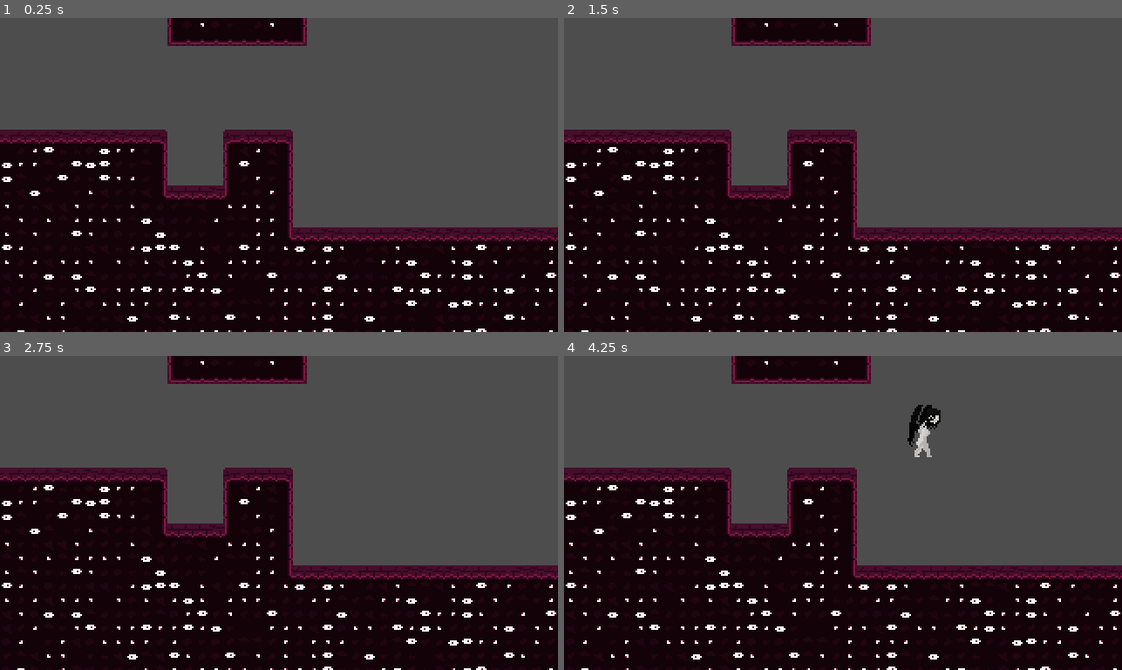
Above: before the commit, frames 1-4 (two rows, left to right).
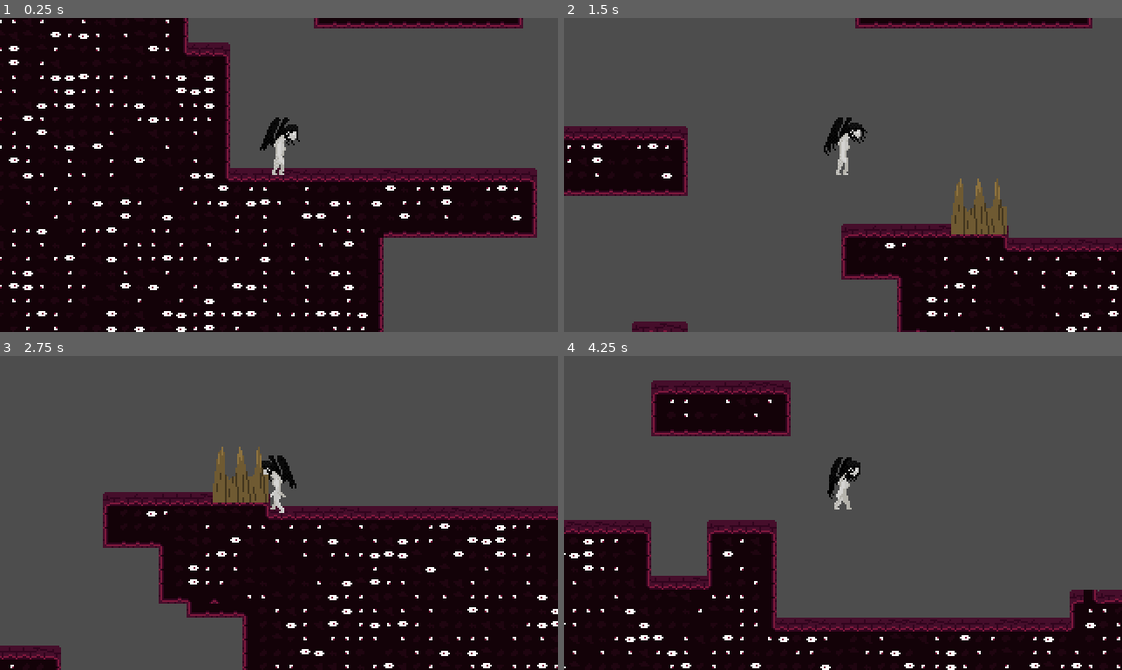
Above: after the commit, the same moments.

Repository: dylanschubart/godot-4-vampire-game
Game: Godot game, scene res://Scenes/Levels/level_1.tscn
Same seed, same stepped clock (60 frames per second), same inputs: the game is played once before the commit and once after it. This scene is started directly instead of the project's main scene.
Inputs:
- Up to frame 1 (0.25 s): no input
- Up to frame 2 (1.5 s): hold D (WalkRight) from 0.53 s (still down); tap E (Interact) at 0.6, 1.35 s; tap Space (Jump) at 0.77 s
- Up to frame 3 (2.75 s): tap Space (Jump) at 1.52 s; release D (WalkRight) at 2.03 s; hold A (WalkLeft) from 2.03 s (still down); tap E (Interact) at 2.1 s
- Up to frame 4 (4.25 s): release A (WalkLeft) at 2.78 s; hold D (WalkRight) from 2.78 s (still down); tap E (Interact) at 2.85, 3.6 s; tap Space (Jump) at 3.02, 3.77 s

The runs differ from the first frame. In frame 1, 45% of the frame differs, in the area x 0-100%, y 0-100%; in frame 2, 38%; in frame 3, 40%; in frame 4, 34%.

Commit message:
Scene change to level - other stuff too

Diff:
--- a/ResourceManager.gd
+++ b/ResourceManager.gd
@@ -45,6 +45,12 @@
 	print('Opened doors: ' + str(hubOpenedDoors))
 
 
+func saveRoom(_index):
+	pass
+
+func loadRoom(_index):
+	pass
+
 func saveLevel(_index):
 	pass
 
--- a/SceneManager.gd
+++ b/SceneManager.gd
@@ -1,12 +1,19 @@
 extends CanvasLayer
 
 var currentScene = null
+var sceneChange = false
+var sceneChangeLimit = 180
+var sceneChangeDelta = 0
+var nextScene
 
 const scenes = [("res://world.tscn")
 ,("res://Scenes/Rooms/room_1.tscn")]
+var levels = [("res://world.tscn")
+,"res://Scenes/Levels/level_1.tscn"]
 
 func changeSceneWithTransition(scenePath):
-	goto_scene(scenePath)
+	sceneChange = true
+	nextScene = scenePath
 
 # Called when the node enters the scene tree for the first time.
 func _ready():
@@ -16,7 +23,13 @@
 
 # Called every frame. 'delta' is the elapsed time since the previous frame.
 func _process(_delta):
-	pass
+	if sceneChange:
+		sceneChangeDelta += 1
+
+	if sceneChangeDelta >= sceneChangeLimit:
+		goto_scene(nextScene)
+		sceneChange = false
+		sceneChangeDelta = 0
 
 func goto_scene(path):
 # This function will usually be called from a signal callback,
@@ -45,3 +58,6 @@
 
 	# Optionally, to make it compatible with the SceneTree.change_scene_to_file() API.
 	get_tree().current_scene = currentScene
+
+func saveCurrentSceneToLevels():
+	levels[0] = get_tree().current_scene.scene_file_path
--- /dev/null
+++ b/Scenes/Hazard/Spikes.tscn
@@ -0,0 +1,19 @@
+[gd_scene load_steps=3 format=3 uid="uid://d3ptj1csoxvd1"]
+
+[ext_resource type="Texture2D" uid="uid://dg3q7gva31x07" path="res://Assets/Environment/Hazards/Spikes.png" id="1_lagl0"]
+
+[sub_resource type="RectangleShape2D" id="RectangleShape2D_fwim3"]
+size = Vector2(32, 32)
+
+[node name="Spikes" type="StaticBody2D"]
+
+[node name="Sprite2D" type="Sprite2D" parent="."]
+position = Vector2(0, -16)
+texture = ExtResource("1_lagl0")
+
+[node name="Area2D" type="Area2D" parent="." groups=["Hazards"]]
+
+[node name="CollisionShape2D" type="CollisionShape2D" parent="Area2D"]
+position = Vector2(0, -16)
+shape = SubResource("RectangleShape2D_fwim3")
+debug_color = Color(0, 0.552941, 0.909804, 0.419608)
--- a/Scenes/Levels/level_1.tscn
+++ b/Scenes/Levels/level_1.tscn
@@ -1,7 +1,9 @@
-[gd_scene load_steps=5 format=3 uid="uid://roc5s3lm45t8"]
+[gd_scene load_steps=7 format=3 uid="uid://roc5s3lm45t8"]
 
 [ext_resource type="Texture2D" uid="uid://hnpwqy6s3dik" path="res://Assets/Environment/Level1/TilesetLv1_8x8.png" id="1_aijhc"]
 [ext_resource type="PackedScene" uid="uid://dmno3a63ki8kl" path="res://Scenes/Player.tscn" id="2_0q7id"]
+[ext_resource type="PackedScene" uid="uid://d3ptj1csoxvd1" path="res://Scenes/Hazard/Spikes.tscn" id="3_qmn5n"]
+[ext_resource type="PackedScene" uid="uid://c10i6xtnpw0g2" path="res://Scenes/Objects/LevelSelect.tscn" id="4_xeokl"]
 
 [sub_resource type="TileSetAtlasSource" id="TileSetAtlasSource_buy6l"]
 resource_name = "Terrain"
@@ -378,3 +380,19 @@
 
 [node name="Player" parent="." instance=ExtResource("2_0q7id")]
 position = Vector2(-404, -10)
+
+[node name="Camera2D" type="Camera2D" parent="Player"]
+
+[node name="Spikes" parent="." instance=ExtResource("3_qmn5n")]
+position = Vector2(-89, 62)
+
+[node name="LevelSelect" parent="." instance=ExtResource("4_xeokl")]
+position = Vector2(-130, 46)
+
+[node name="InteractionZone" parent="LevelSelect" index="0"]
+levelNumber = 0
+
+[connection signal="area_entered" from="Player/Area2D" to="Player" method="_on_area_2d_area_entered"]
+
+[editable path="Player"]
+[editable path="LevelSelect"]
--- a/Scenes/Objects/InteractionZone.gd
+++ b/Scenes/Objects/InteractionZone.gd
@@ -1,4 +1,6 @@
 extends Area2D
 
+@export var levelNumber = 1
+
 func interact():
-	return('levelSelect')
+	return 'levelSelect - ' + str(levelNumber)
--- a/Scenes/Player.gd
+++ b/Scenes/Player.gd
@@ -11,18 +11,20 @@
 @onready var _animation_player = $Sprite2D/AnimationPlayer
 @onready var _sprite = $Sprite2D
 
+#Choose health
+@export var health = 3
 
 var jumping = false
 var moving = false
 var doubleJump = false
-var sceneChange = false;
+var sceneChange = false
+
 
 func _ready():
 	pass
 
 
 func _physics_process(delta):
-
 	#changing levels > play sit animation & nothing else
 	if sceneChange:
 
@@ -135,6 +137,8 @@
 	match interactionType:
 		'levelSelect':
 			_animation_player.play("Sit")
+			SceneManager.changeSceneWithTransition(SceneManager.levels[int(interactionIndex)])
+			SceneManager.saveCurrentSceneToLevels()
 			sceneChange = true
 		'hubSelect':
 			_animation_player.play("Walk")
@@ -152,3 +156,9 @@
 func _on_world_tree_entered():
 	var doorList = [$"../Door"]
 	ResourceManager.loadHub($".", $"../Daddy's path/Daddy's follow path", doorList)
+
+func _on_area_2d_area_entered(area):
+	if area.is_in_group('Hazards'):
+		health -= 1
+
+	print(health)
Binary file added: Assets/Environment/Paralax/Parallax.png
Not shown, added: Assets/Environment/Paralax/Parallax.png.import
Binary file added: Assets/Environment/Transitions/CloseupPerson.png
Not shown, added: Assets/Environment/Transitions/CloseupPerson.png.import
Binary file added: Assets/Environment/Transitions/SpiralTransition.png
Not shown, added: Assets/Environment/Transitions/SpiralTransition.png.import
Not shown, added: Assets/NPC/CloseupPerson.png.import
